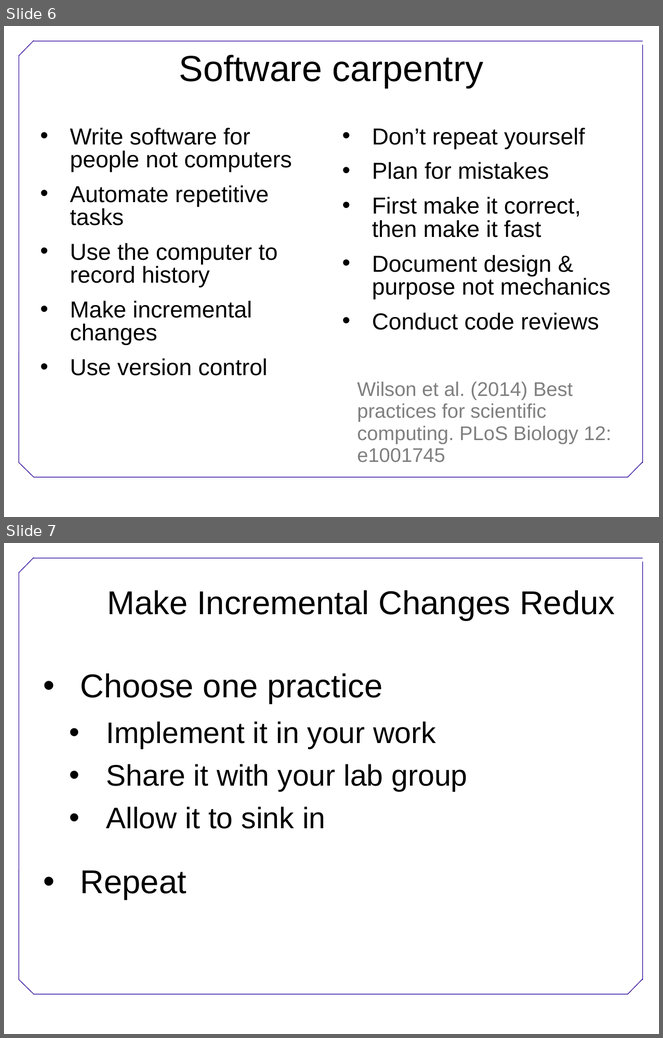
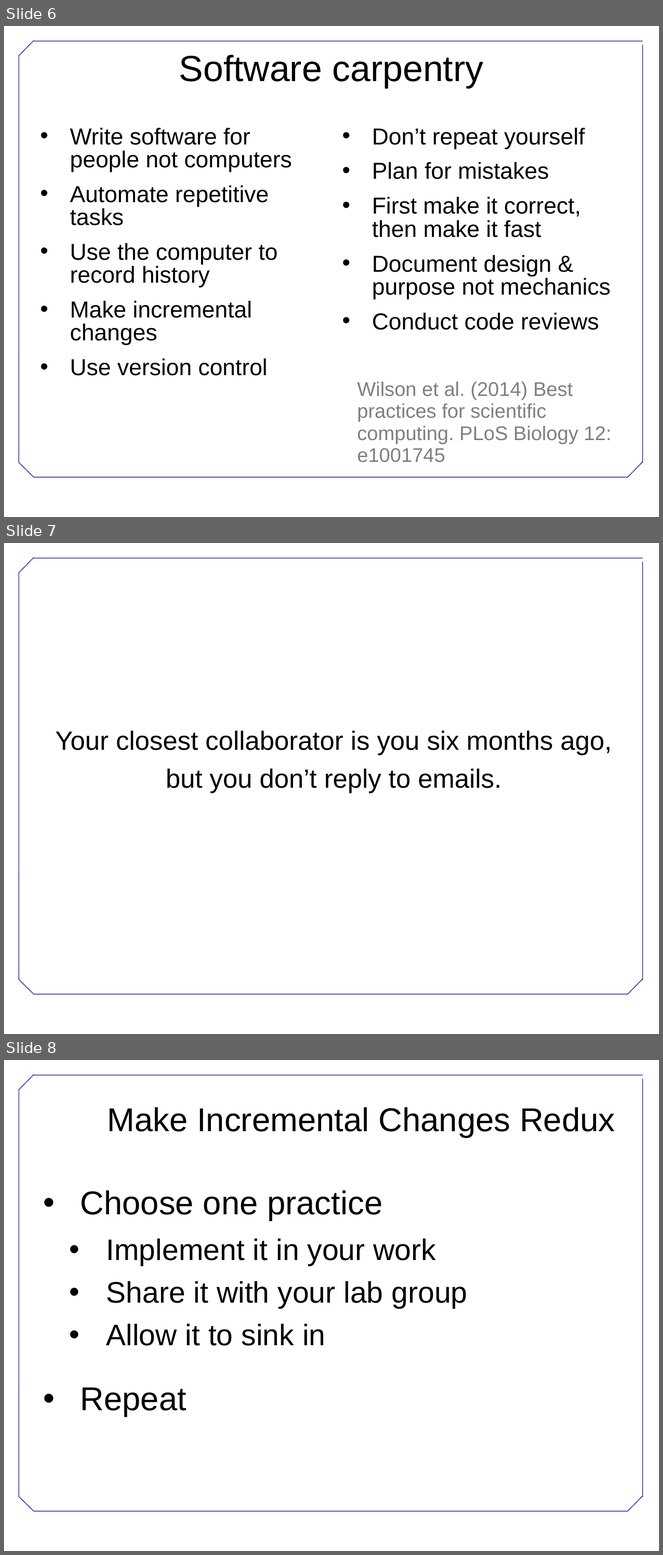
Before and after one commit to swcarpentry/DEPRECATED-boot-camps, a slide deck: BestPractices.ppt. Shown one above the other, each under a label of ours: slides 6 and 7 before the commit, slides 6, 7 and 8 after it. The pictures are 663x1038 and 663x1555 pixels, drawn with LibreOffice and Linux fonts; fonts in the diff are those of the drawing; background and template pictures are left out. Boxes give left, top, right and bottom in pixels: in the first picture for what was removed or moved away, otherwise in the second. Text is boxed around its words. In the diff, an @@ line names an element or a change of style, - is before the commit and + after.

Commit message:
One more slide in opening lecture
 (the quote about "your closet collaborator is you 6 months ago...)

```diff
--- a/BestPractices.ppt
+++ b/BestPractices.ppt
@@ slide 7 added at (4, 543, 659, 1034), background #FFFFFF; not listed: 7 template elements that a slide beside it also shows @@
@@ text added at (55, 731, 612, 794), 32 pt, text #000000 @@
+Your closest collaborator is you six months ago,
+but you don’t reply to emails.
@@ what was slide 7 is now slide 8 @@
```
Also in this commit, not shown: 1 other file.
